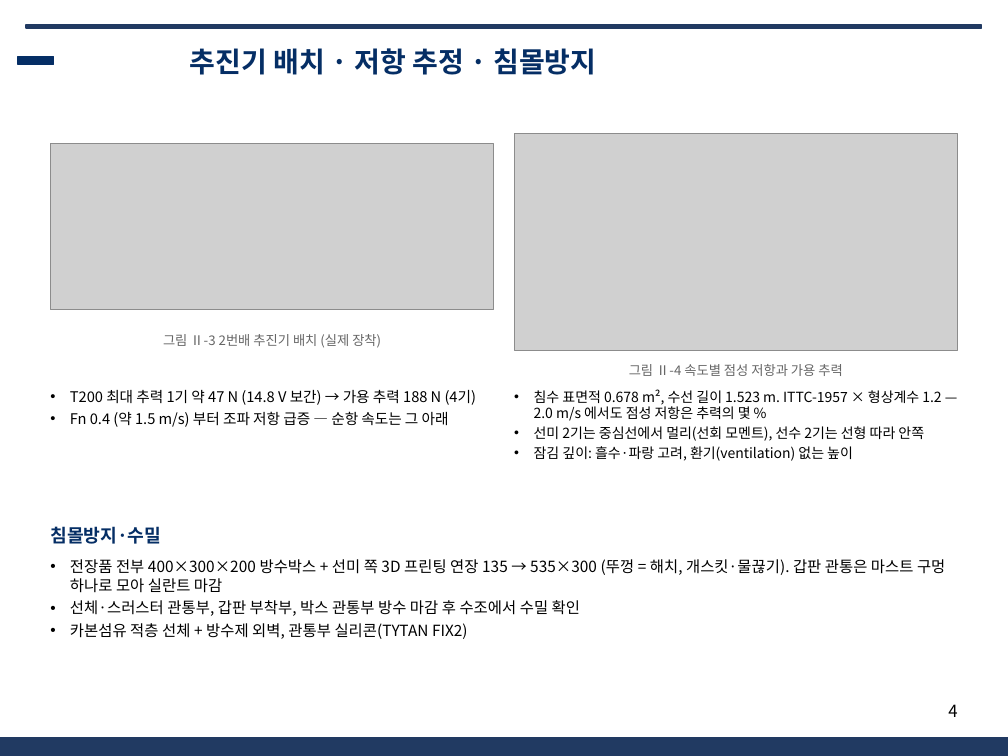
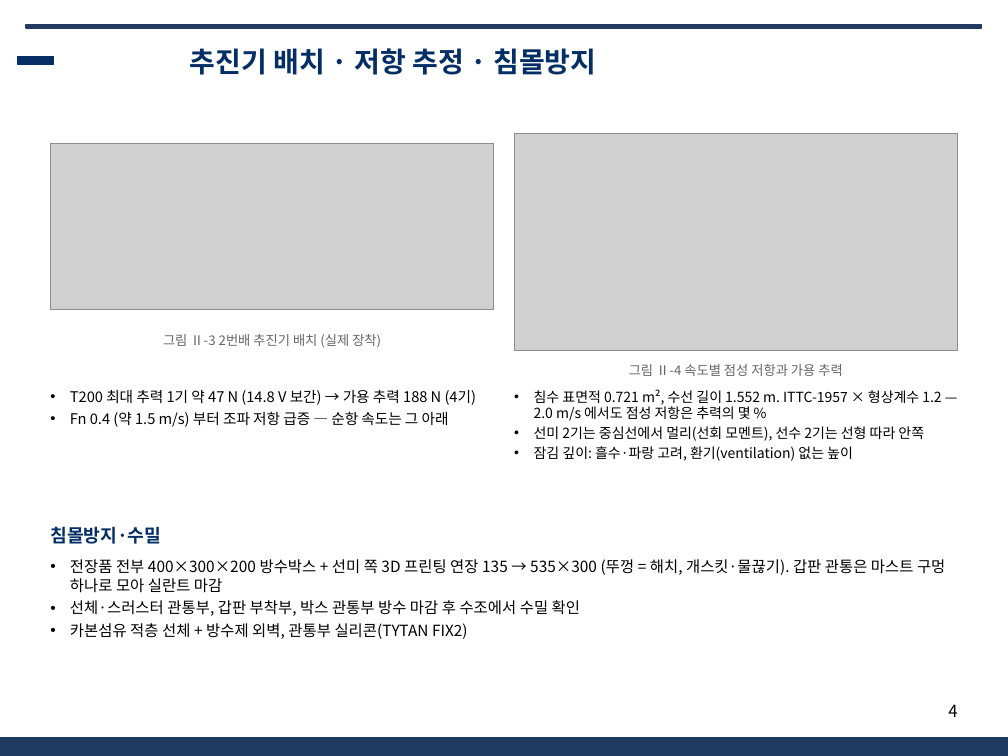
Before and after one commit to unmatsutake377-rgb/ros2_ws, a slide deck: slide 4 of docs/전달용/보고서_분담/발표자료_SSF_B.pptx. Drawn at 1008x756 pixels with LibreOffice and Linux fonts; fonts in the diff are those of the drawing; grey boxes stand for pictures; background and template pictures are left out. Boxes give left, top, right and bottom in pixels: in the first picture for what was removed or moved away, otherwise in the second. Text is boxed around its words. In the diff, an @@ line names an element or a change of style, - is before the commit and + after.

```diff
--- a/docs/전달용/보고서_분담/발표자료_SSF_B.pptx
+++ b/docs/전달용/보고서_분담/발표자료_SSF_B.pptx
@@ text at [534,389,941,421]: text changed @@
-• 침수 표면적 0.678 m², 수선 길이 1.523 m. ITTC-1957 × 형상계수 1.2 — 2.0 m/s 에서도 점성 저항은 추력의 몇 %
+• 침수 표면적 0.721 m², 수선 길이 1.552 m. ITTC-1957 × 형상계수 1.2 — 2.0 m/s 에서도 점성 저항은 추력의 몇 %
```
Also in this commit, not shown: 2 other slides changed, 10 other files.
